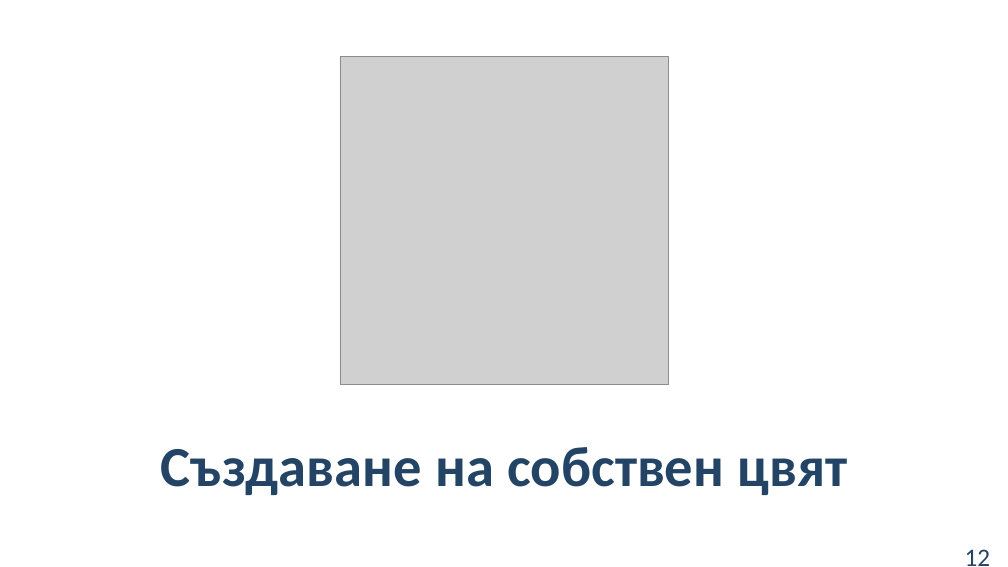
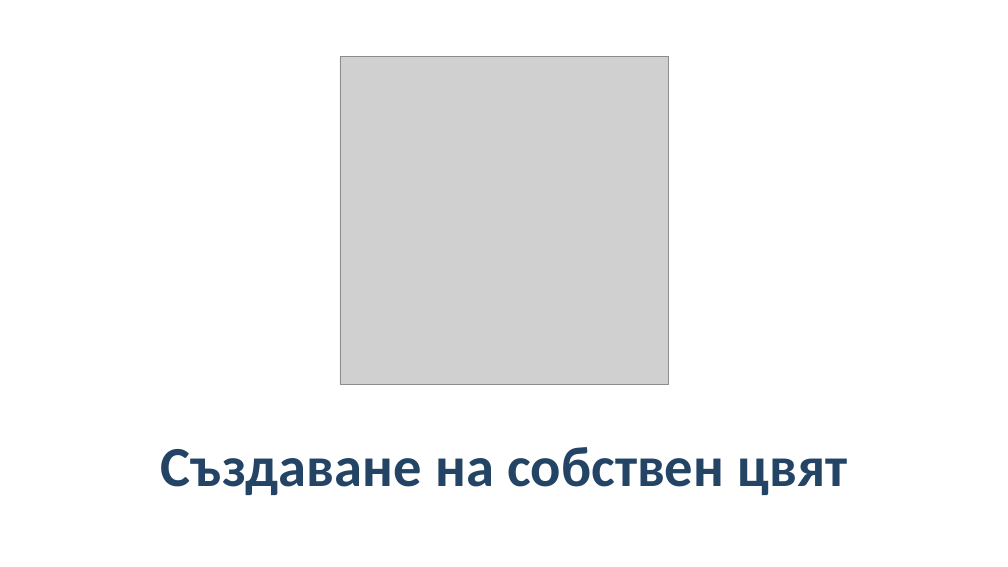
Before and after one commit to BG-IT-Edu/School-Programming, a slide deck: slide 12 of Courses/Computer-Modeling-and-IT/Computer-Modeling-and-IT-5-Class/12-Colour-Palettes/12-Colour-Palettes.pptx. Drawn at 1008x567 pixels with LibreOffice and Linux fonts; fonts in the diff are those of the drawing; grey boxes stand for pictures. Boxes give left, top, right and bottom in pixels: in the first picture for what was removed or moved away, otherwise in the second. Text is boxed around its words. In the diff, an @@ line names an element or a change of style, - is before the commit and + after.

```diff
--- a/Courses/Computer-Modeling-and-IT/Computer-Modeling-and-IT-5-Class/12-Colour-Palettes/12-Colour-Palettes.pptx
+++ b/Courses/Computer-Modeling-and-IT/Computer-Modeling-and-IT-5-Class/12-Colour-Palettes/12-Colour-Palettes.pptx
@@ page number removed at <box>965,549,991,566</box> @@
-12
```
Also in this commit, not shown: 7 other slides changed, 1 other file.
